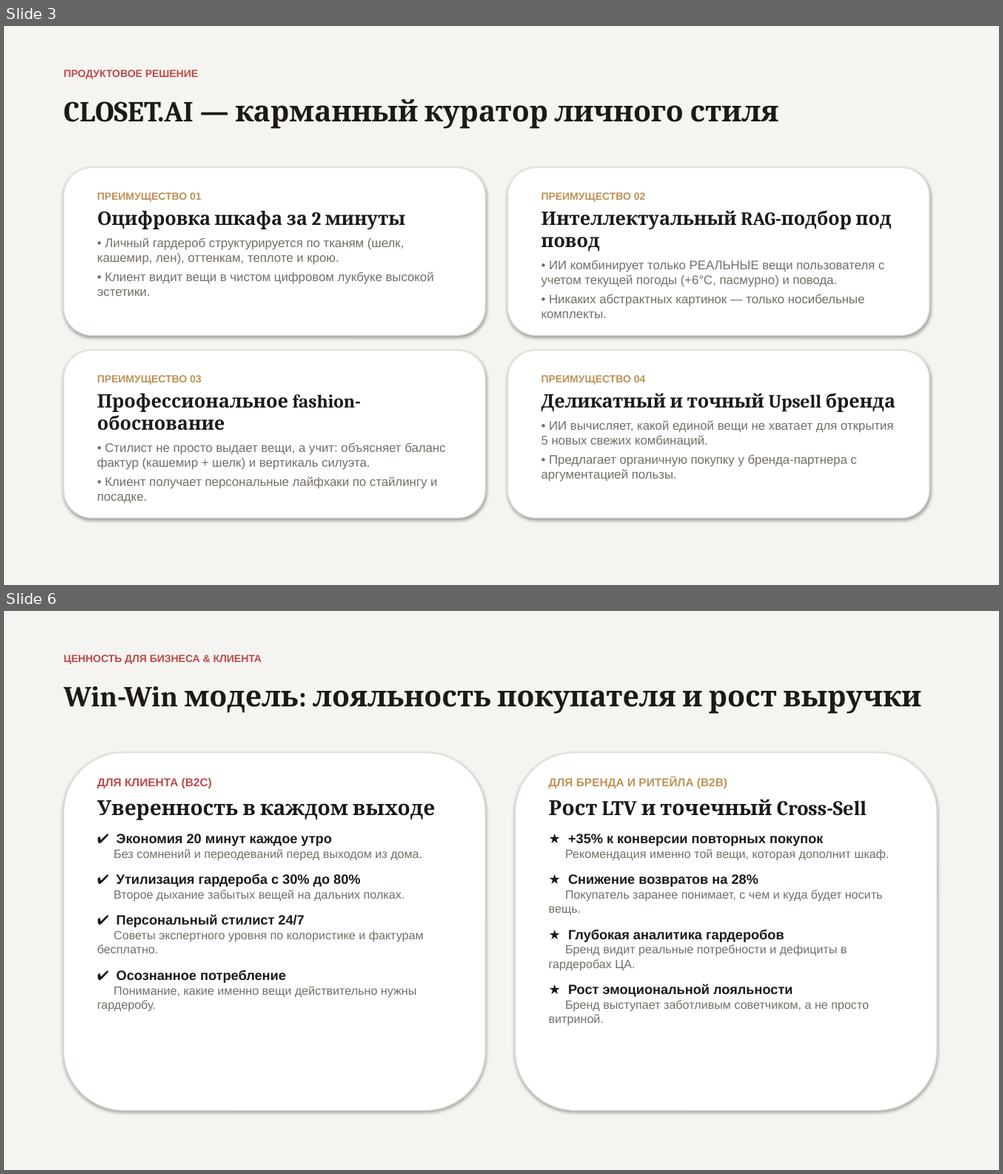
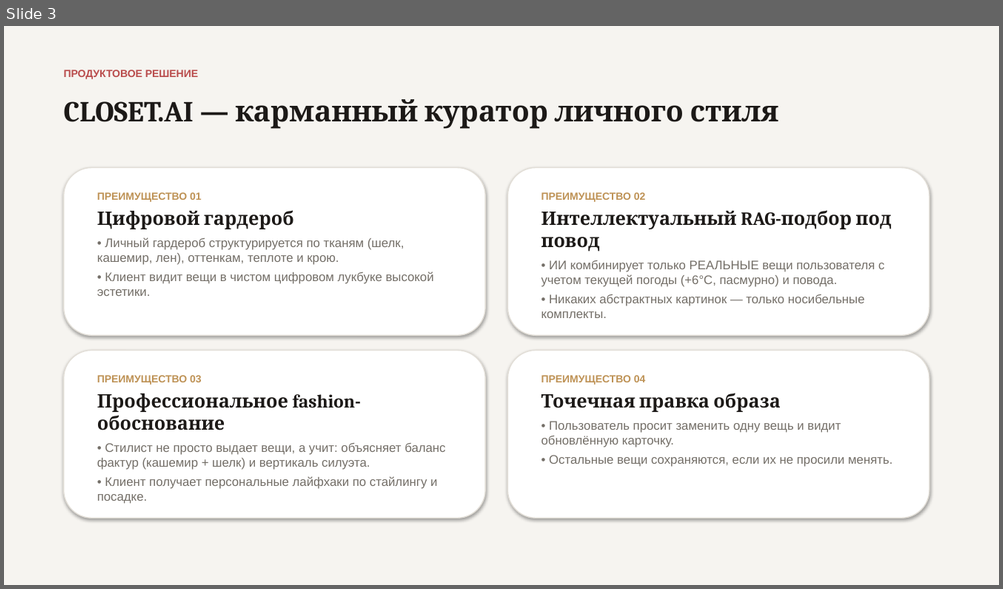
Before and after one commit to SachaXoDev/NIRS_AI_stilist, a slide deck: AI_Stylist_Presentation.pptx. Shown one above the other, each under a label of ours: slides 3 and 6 before the commit, slide 3 after it; the slides between them are not shown. The pictures are 1003x1174 and 1003x589 pixels, drawn with LibreOffice and Linux fonts; fonts in the diff are those of the drawing. Boxes give left, top, right and bottom in pixels: in the first picture for what was removed or moved away, otherwise in the second. Text is boxed around its words. In the diff, an @@ line names an element or a change of style, - is before the commit and + after.

```diff
--- a/AI_Stylist_Presentation.pptx
+++ b/AI_Stylist_Presentation.pptx
@@ slide 6 removed at [4, 611, 999, 1170], background #FFFFFF @@
@@ rectangle removed at [4, 611, 999, 1170] @@
@@ text removed at [64, 655, 262, 664] @@
-ЦЕННОСТЬ ДЛЯ БИЗНЕСА & КЛИЕНТА
@@ text removed at [64, 686, 922, 714] @@
-Win-Win модель: лояльность покупателя и рост выручки
@@ rounded rectangle removed at [64, 753, 485, 1111] @@
@@ rounded rectangle removed at [515, 753, 936, 1111] @@
@@ text removed at [97, 778, 435, 1012] @@
-ДЛЯ КЛИЕНТА (B2C)
-Уверенность в каждом выходе
-✔ Экономия 20 минут каждое утро
-Без сомнений и переодеваний перед выходом из дома.
-✔ Утилизация гардероба с 30% до 80%
-Второе дыхание забытых вещей на дальних полках.
-✔ Персональный стилист 24/7
-Советы экспертного уровня по колористике и фактурам бесплатно.
-✔ Осознанное потребление
-Понимание, какие именно вещи действительно нужны гардеробу.
@@ text removed at [549, 777, 889, 1026] @@
-ДЛЯ БРЕНДА И РИТЕЙЛА (B2B)
-Рост LTV и точечный Cross-Sell
-★ +35% к конверсии повторных покупок
-Рекомендация именно той вещи, которая дополнит шкаф.
-★ Снижение возвратов на 28%
-Покупатель заранее понимает, с чем и куда будет носить вещь.
-★ Глубокая аналитика гардеробов
-Бренд видит реальные потребности и дефициты в гардеробах ЦА.
-★ Рост эмоциональной лояльности
-Бренд выступает заботливым советчиком, а не просто витриной.
@@ slide 3 changed as well @@
@@ text at [97, 210, 294, 230]: text changed @@
-Оцифровка шкафа за 2 минуты
+Цифровой гардероб
@@ text at [541, 393, 892, 467]: text changed @@
-Деликатный и точный Upsell бренда
-• ИИ вычисляет, какой единой вещи не хватает для открытия 5 новых свежих комбинаций.
-• Предлагает органичную покупку у бренда-партнера с аргументацией пользы.
+Точечная правка образа
+• Пользователь просит заменить одну вещь и видит обновлённую карточку.
+• Остальные вещи сохраняются, если их не просили менять.
```
Also in this commit, not shown: 6 other slides changed, 1 slide added, 4 other files.
